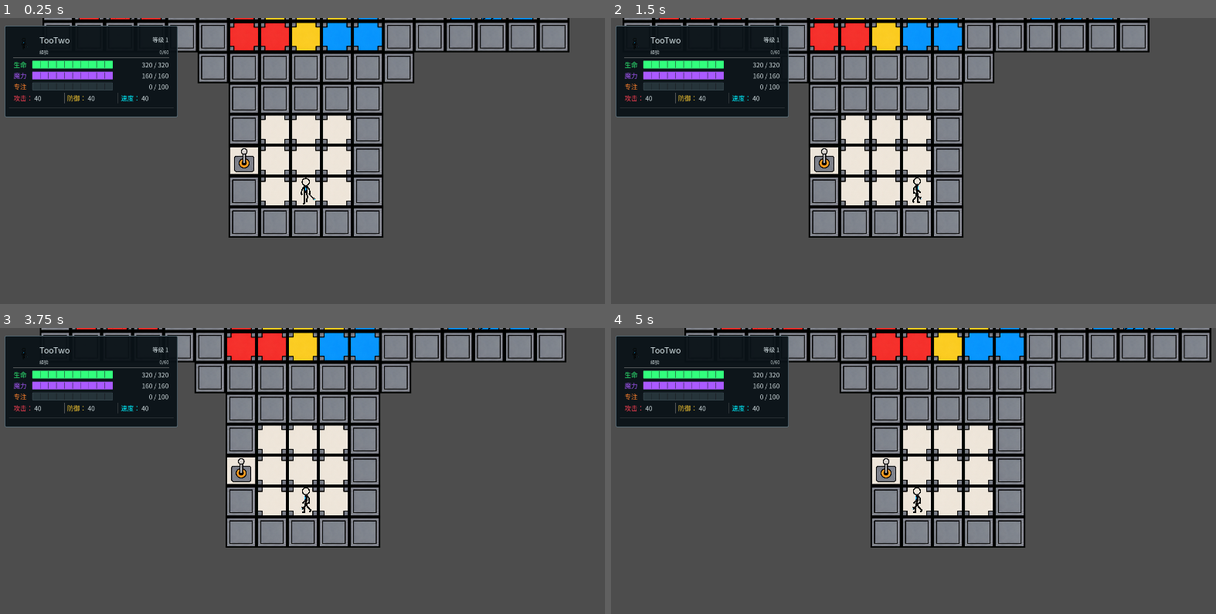
Above: before the commit, frames 1-4 (two rows, left to right).
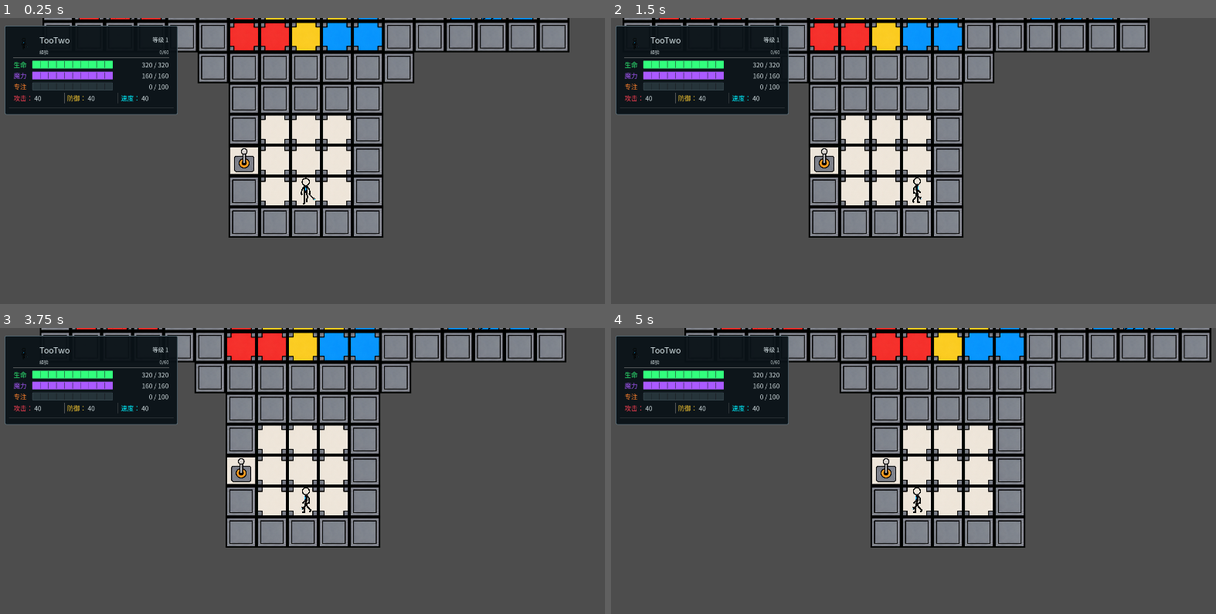
Above: after the commit, the same moments.

Repository: yifan-lee/Realmwand_The_First_Tower
Game: Godot game, scene res://scenes/main.tscn
The game is run twice, just before and just after one commit, with the same random seed, the same clock (stepped at 60 frames per second) and the same inputs.
Inputs (mouse positions are in pixels of both pictures, inside the frame that each line leads up to):
- Up to frame 1 (0.25 s): no input
- Up to frame 2 (1.5 s): tap Enter (ui_accept) at 0.5, 0.77, 1.25 s; move the mouse to (1052, 175) at 0.52 s; hold D (move_right) 0.53-1.25 s; hold E (interact) 0.53-1.25 s; click (1052, 175) at 0.67 s; drag from (792, 209) to (883, 261) at 1.27 s
- Up to frame 3 (3.75 s): tap Enter (ui_accept) at 2, 2.75, 3.5 s; move the mouse to (369, 425) at 2.02 s; hold D (move_right) 2.03-2.75 s; tap Backspace at 2.1 s; drag from (272, 571) to (121, 448) at 2.77 s; move the mouse to (490, 553) at 3.52 s; hold A (move_left) from 3.53 s (still down); hold E (interact) from 3.53 s (still down)
- Up to frame 4 (5 s): tap Enter (ui_accept) at 3.77 s; release A (move_left) at 4.25 s; release E (interact) at 4.25 s; drag from (732, 448) to (883, 471) at 4.27 s

The runs differ from the first frame. In frame 1, 0.3% of the frame differs, in the area x 0-30%, y 33-35%; in frame 2, 0.3%; in frame 3, 0.3%; in frame 4, 0.3%.
Error before the commit: Invalid assignment of property or key 'texture' with value of type 'CompressedTexture2D' on a base object of type 'null instance'. (res://scripts/ui/components…

Commit message:
change item/skill effect logic

Diff:
--- a/resources/actors/player.tres
+++ b/resources/actors/player.tres
@@ -5,6 +5,7 @@
 [ext_resource type="SpriteFrames" uid="uid://rg80tmetdqnu" path="res://resources/actors/player_sprite_frames.tres" id="2_2rsbh"]
 [ext_resource type="Script" uid="uid://gqps43r1hjs1" path="res://scripts/data/item_data.gd" id="2_dg3l6"]
 [ext_resource type="Script" uid="uid://dg3w5qs5rpxbg" path="res://scripts/data/skill_data.gd" id="3_2rsbh"]
+[ext_resource type="Resource" uid="uid://fjqww08idma3" path="res://resources/skills/battle_focus.tres" id="3_4l82h"]
 [ext_resource type="Resource" uid="uid://ccspfh0nkh62d" path="res://resources/skills/basic_attack.tres" id="4_dg3l6"]
 
 [resource]
@@ -12,7 +13,8 @@
 sprite_frames = ExtResource("2_2rsbh")
 starting_skills = Array[ExtResource("3_2rsbh")]([ExtResource("4_dg3l6")])
 level_skills = Dictionary[int, ExtResource("3_2rsbh")]({
-2: ExtResource("2_2hacj")
+2: ExtResource("2_2hacj"),
+3: ExtResource("3_4l82h")
 })
 id = &"player"
 display_name = "TooTwo"
--- a/resources/skills/basic_attack.tres
+++ b/resources/skills/basic_attack.tres
@@ -1,8 +1,15 @@
 [gd_resource type="Resource" script_class="SkillData" format=3 uid="uid://ccspfh0nkh62d"]
 
-[ext_resource type="Script" uid="uid://6entyihfttjw" path="res://scripts/data/skill_effect_data.gd" id="1_2slsw"]
+[ext_resource type="Script" uid="uid://b1wegwwmokann" path="res://scripts/data/action_effect_data.gd" id="1_87of0"]
 [ext_resource type="Script" uid="uid://dg3w5qs5rpxbg" path="res://scripts/data/skill_data.gd" id="2_87of0"]
 [ext_resource type="Texture2D" uid="uid://cothqha841mhx" path="res://assets/skills/physical/fist_punch_tier_1.png" id="2_eoj3j"]
+
+[sub_resource type="Resource" id="Resource_ktu67"]
+script = ExtResource("1_87of0")
+effect_type = 7
+target_type = 1
+value = 40.0
+metadata/_custom_type_script = "uid://b1wegwwmokann"
 
 [resource]
 script = ExtResource("2_87of0")
@@ -10,4 +17,4 @@
 display_name = "普通攻击"
 description = "发动一次普通的物理攻击"
 icon = ExtResource("2_eoj3j")
-skill_power = 20.0
+effects = Array[ExtResource("1_87of0")]([SubResource("Resource_ktu67")])
--- a/resources/skills/battle_focus.tres
+++ b/resources/skills/battle_focus.tres
@@ -1,12 +1,11 @@
 [gd_resource type="Resource" script_class="SkillData" format=3 uid="uid://fjqww08idma3"]
 
-[ext_resource type="Script" uid="uid://6entyihfttjw" path="res://scripts/data/skill_effect_data.gd" id="1_r5wxd"]
+[ext_resource type="Script" uid="uid://b1wegwwmokann" path="res://scripts/data/action_effect_data.gd" id="1_r5wxd"]
 [ext_resource type="Script" uid="uid://dg3w5qs5rpxbg" path="res://scripts/data/skill_data.gd" id="2_0g62r"]
 [ext_resource type="Texture2D" uid="uid://draf8v3mwrxhg" path="res://assets/skills/support/buff_atk_tier_1.png" id="2_drfa4"]
 
 [sub_resource type="Resource" id="Resource_drfa4"]
 script = ExtResource("1_r5wxd")
-operation_type = 1
 value = 1.2
 
 [resource]
--- a/resources/skills/hard_attack.tres
+++ b/resources/skills/hard_attack.tres
@@ -1,8 +1,15 @@
 [gd_resource type="Resource" script_class="SkillData" format=3 uid="uid://cxjhwknl3wolu"]
 
-[ext_resource type="Script" uid="uid://6entyihfttjw" path="res://scripts/data/skill_effect_data.gd" id="1_1l7wc"]
+[ext_resource type="Script" uid="uid://b1wegwwmokann" path="res://scripts/data/action_effect_data.gd" id="1_dn1r3"]
 [ext_resource type="Script" uid="uid://dg3w5qs5rpxbg" path="res://scripts/data/skill_data.gd" id="2_dn1r3"]
 [ext_resource type="Texture2D" uid="uid://jluvcbvpdirr" path="res://assets/skills/physical/fist_punch_tier_2.png" id="2_hx6h4"]
+
+[sub_resource type="Resource" id="Resource_eoj3j"]
+script = ExtResource("1_dn1r3")
+effect_type = 7
+target_type = 1
+value = 60.0
+metadata/_custom_type_script = "uid://b1wegwwmokann"
 
 [resource]
 script = ExtResource("2_dn1r3")
@@ -11,5 +18,5 @@
 description = "发动一次强力的攻击"
 icon = ExtResource("2_hx6h4")
 unlock_level = 2
-fp_cost = 25.0
-skill_power = 30.0
+fp_cost = 20.0
+effects = Array[ExtResource("1_dn1r3")]([SubResource("Resource_eoj3j")])
--- a/scenes/ui/components/tracked_inventory_hud.tscn
+++ b/scenes/ui/components/tracked_inventory_hud.tscn
@@ -32,14 +32,10 @@
 layout_mode = 2
 item = ExtResource("4_cdld0")
 
-[node name="FragmentBlue" type="HBoxContainer" parent="Content/ItemRows" unique_id=1148602989]
+[node name="FragmentBlue" parent="Content/ItemRows" unique_id=1148602989 instance=ExtResource("3_b3ihe")]
 layout_mode = 2
-script = ExtResource("5_vfqbt")
 item = ExtResource("6_vjsmp")
-metadata/_custom_type_script = "uid://bdr618i520nn4"
 
-[node name="FragmentYellow" type="HBoxContainer" parent="Content/ItemRows" unique_id=1069943216]
+[node name="FragmentYellow" parent="Content/ItemRows" unique_id=1069943216 instance=ExtResource("3_b3ihe")]
 layout_mode = 2
-script = ExtResource("5_vfqbt")
 item = ExtResource("7_p316j")
-metadata/_custom_type_script = "uid://bdr618i520nn4"
